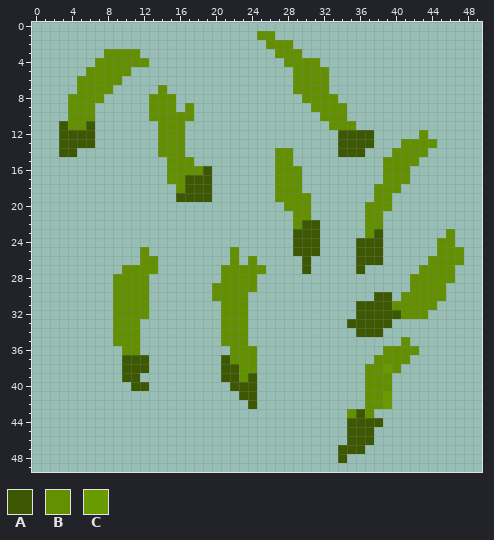
One commit to this pixel-art sprite: assets/potatostage3.png. Above is the file before it was changed.
The file is 50x50 pixels.
Palette (. is transparent): A #3c5803  B #629000  C #699a00
Pixels before (only the part around the change), first column x 0:
 0 ..................................................
 1 .........................BB.......................
 2 ..........................BBB.....................
 3 ........BBBB...............BBB....................
 4 .......BBBBBB...............BBBB..................
 5 ......BBBBB..................BBBB.................
 6 .....BBBBB...................BBBB.................
 7 .....BBBB.....B..............BBBB.................
 8 ....BBBB.....BBB..............BBBB................
 9 ....BBB......BBB.B.............BBBB...............
10 ....BBB......BBBBB..............BBB...............
11 ...ABBA.......BBB................BBB..............
12 ...AAAA.......BBB.................AAAA.....B......
13 ...AAAA.......BBB.................AAAA...BBBB.....
14 ...AA.........BBB..........BB.....AAA...BBBB......
15 ...............BBB.........BB..........BBBB.......
16 ...............BBBBA.......BBB.........BBB........
17 ...............BBAAA.......BBB.........BBB........
18 ................BAAA.......BBB........BBB.........
19 ................AAAA.......BBBB.......BB..........
20 ............................BBB......BBB..........
21 .............................BB......BB...........
22 .............................BAA.....BB...........
23 .............................AAA.....BA.......B...
24 .............................AAA....AAA......BB...
25 ............B.........B......AAA....AAA......BBB..
26 ............BB........B.B.....A.....AAA.....BBBB..
27 ..........BBBB.......BBBBB....A.....A......BBBB...
28 .........BBBB........BBBB.................BBBBB...
29 .........BBBB.......BBBBB.................BBBB....
30 .........BBBB.......BBBB..............AA.BBBBB....
31 .........BBBB........BBB............AAAABBBBB.....
32 .........BBBB........BBB............AAAAABBB......
33 .........BBB.........BBB...........AAAAA..........
34 .........BBB.........BBB............AAA...........
35 .........BBB.........BBB.................B........
36 ..........BB..........BBB..............BBBB.......
37 ..........AAA........ABBB.............BBBB........
38 ..........AAA........AABB............BBCB.........
39 ..........AA.........AABA............BBB..........
40 ...........AA.........AAA............BBB..........
41 .......................AA............BBC..........
42 ........................A............BBC..........
43 ...................................BAB............
44 ...................................AAAA...........
45 ...................................AAA............
46 ...................................AAA............
47 ..................................AAA.............
48 ..................................A...............
49 ..................................................
The result:
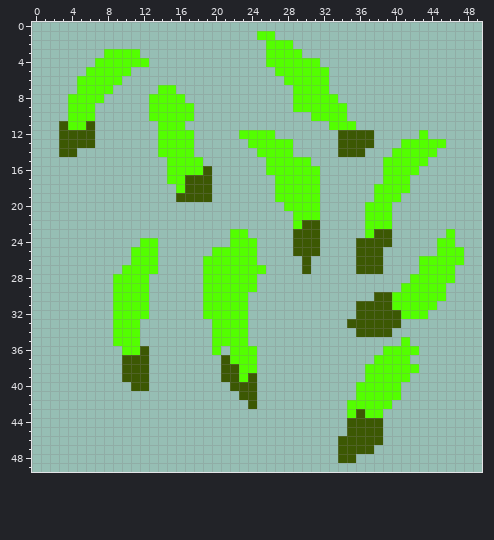
The edit:
Colour B changes from #629000 to #53ff00.
Colour A is added in rows 23 to 24 at x 39; in row 27 at x 37 to 38; in row 33 at x 40; in row 34 at x 39; in row 36 at x 12; in row 39 at x 12.
Colour A is added in row 45 at x 38; in row 46 at x 34 and 38; in row 47 at x 37; in row 48 at x 35.
Colour B is added in row 3 at x 26; in row 4 at x 26 to 27; in row 5 at x 27 to 28; in row 6 at x 28; in row 7 at x 15; in row 8 at x 16 and 29.
Colour B is added in row 9 at x 16 and 29 to 30; in row 10 at x 31; in row 12 at x 17 and 23 to 26; in row 13 at x 17, 24 to 28 and 45; in row 14 at x 17, 25 to 26 and 44; in row 15 at x 18, 26, 29 to 30 and 43.
Colour B is added in row 16 at x 26, 30 to 31 and 42; in row 17 at x 30 to 31; in row 18 at x 30 to 31 and 41; in row 19 at x 31 and 40; in row 20 at x 31; in row 21 at x 31 and 39.
Colour B is added in row 22 at x 39; in row 23 at x 22 to 23; in row 24 at x 12 to 13 and 22 to 24; in row 25 at x 11, 13, 20 to 21 and 23 to 24; in row 26 at x 11, 19 to 21, 23 and 43; in rows 27 to 28 at x 19 to 20.
Colour B is added in row 29 at x 19 and 41; in row 30 at x 19 and 40; in rows 31 to 32 at x 19 to 20; in rows 33 to 36 at x 20; in row 38 at x 41 to 42; in row 39 at x 40 to 41.
Colour B is added in rows 40 to 41 at x 36 and 40; in row 42 at x 35 to 36; in row 43 at x 38.
Colour B replaces colour C in row 38 at x 39; in rows 41 to 42 at x 39.
